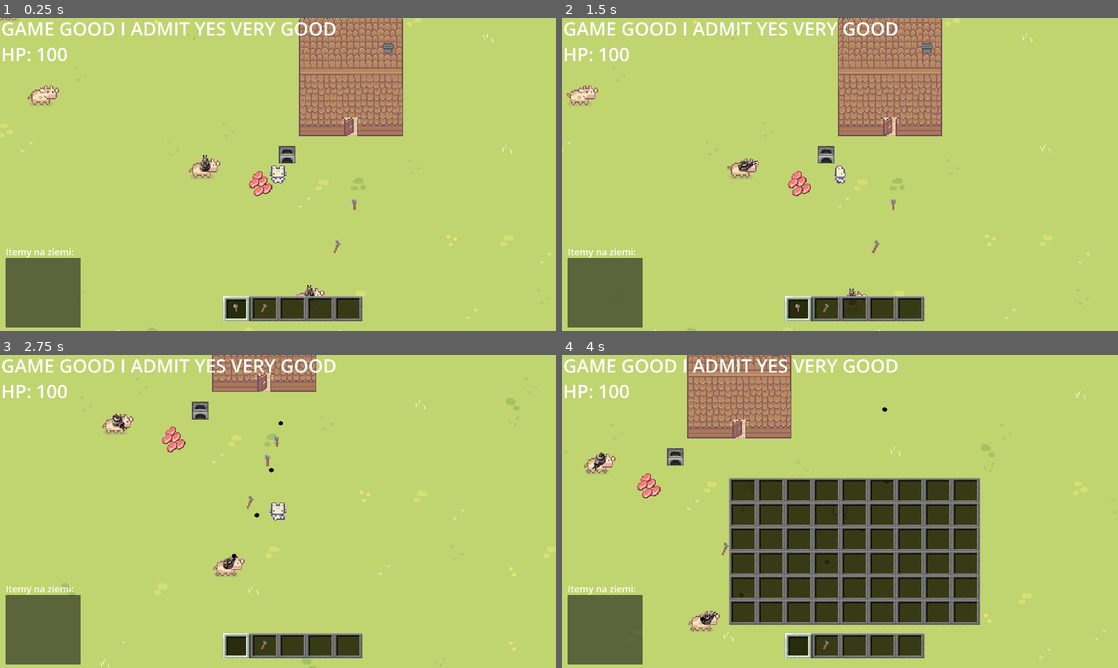
Above: before the commit, frames 1-4 (two rows, left to right).
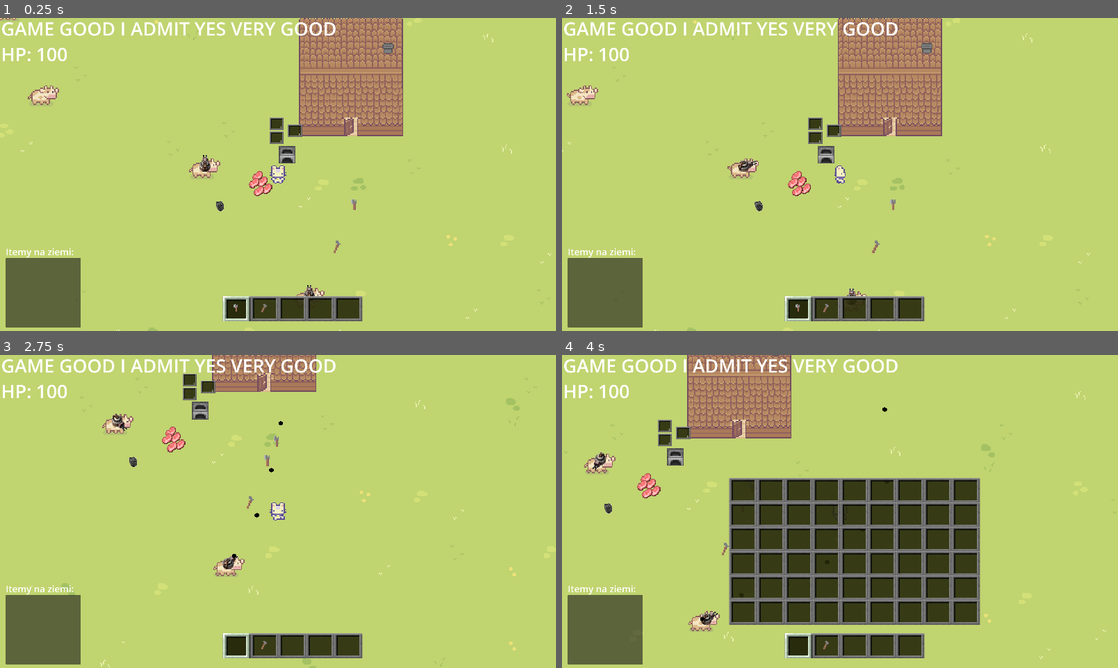
Above: after the commit, the same moments.

Repository: maciulex/First-game-in-godot
Game: Godot game, scene res://gameLevels/mainLevel/game_level.tscn
The game is run twice, just before and just after one commit, with the same random seed, the same clock (stepped at 60 frames per second) and the same inputs.
Inputs (mouse positions are in pixels of both pictures, inside the frame that each line leads up to):
- Up to frame 1 (0.25 s): no input
- Up to frame 2 (1.5 s): click (795, 309) at 0.52 s; hold D (right) from 1.28 s (still down); hold E (e) from 1.28 s (still down)
- Up to frame 3 (2.75 s): tap Q (q) at 1.55, 2.1 s; release D (right) at 2.03 s; release E (e) at 2.03 s; hold S (down) from 2.03 s (still down); tap E (e) at 2.3 s
- Up to frame 4 (4 s): release S (down) at 2.78 s; hold D (right) 2.78-3.53 s; hold E (e) 2.78-3.53 s; tap Q (q) at 3.05 s; hold W (up) from 3.53 s (still down); tap Tab (eq) at 3.6 s; tap E (e) at 3.8 s

The runs differ from the first frame. In frame 1, 0.3% of the frame differs, in the area x 38-55%, y 31-62%; in frame 2, 0.4%, in the area x 34-51%, y 31-62%; in frame 3, 0.3%; in frame 4, 0.3%.

Commit message:
coal added, furnace interface construction start

Diff:
--- a/gameLevels/mainLevel/game_level.tscn
+++ b/gameLevels/mainLevel/game_level.tscn
@@ -13,11 +13,12 @@
 [ext_resource type="Texture2D" uid="uid://b8f3qwdehahd5" path="res://art/Sprout Lands - Sprites - Basic pack/Tilesets/Water_without_collision.png" id="10_2mbcp"]
 [ext_resource type="PackedScene" uid="uid://dpddi8nvsbcy3" path="res://NPC/cows/cow/cow.tscn" id="10_tbavi"]
 [ext_resource type="PackedScene" uid="uid://c1hkcomwcy5ra" path="res://NPC/cows/cowArmed/cowArmed.tscn" id="11_tnb3c"]
-[ext_resource type="PackedScene" uid="uid://bxfa1ad3u6xv7" path="res://utils/porkchop/porkchop.tscn" id="12_bplcg"]
+[ext_resource type="PackedScene" uid="uid://cnbt45e6owii7" path="res://utils/items/porkchop/porkchop.tscn" id="12_bplcg"]
 [ext_resource type="PackedScene" uid="uid://6t4yqhuac60b" path="res://utils/tools/axe/axe.tscn" id="13_bct88"]
 [ext_resource type="PackedScene" uid="uid://b3hlfdicn6pmq" path="res://utils/tools/hoe/hoe.tscn" id="14_tnovc"]
 [ext_resource type="PackedScene" uid="uid://v163y6wi8556" path="res://utils/furniture/furnace/furnace.tscn" id="15_2yh8w"]
 [ext_resource type="PackedScene" uid="uid://dgl5i3awvde0u" path="res://utils/warship/warship.tscn" id="16_qbp2a"]
+[ext_resource type="PackedScene" uid="uid://d2bxk22fblro1" path="res://utils/items/coal/coal.tscn" id="19_rri7y"]
 
 [sub_resource type="TileSetAtlasSource" id="TileSetAtlasSource_7y6o0"]
 texture = ExtResource("3_pdlpj")
@@ -1043,6 +1044,9 @@
 [node name="hoe88" parent="Items/Node2D" instance=ExtResource("14_tnovc")]
 position = Vector2(469, 365)
 
+[node name="coal" parent="Items" instance=ExtResource("19_rri7y")]
+position = Vector2(368, 330)
+
 [node name="Enemys" type="Node2D" parent="."]
 
 [node name="cowArmed" parent="Enemys" instance=ExtResource("11_tnb3c")]
--- a/globals/global_data.gd
+++ b/globals/global_data.gd
@@ -2,4 +2,4 @@
 
 enum itemType {tool, item};
 enum toolsId {Axe, Hoe}
-enum items {Axe, Hoe, Watering_can, placeholder, Porkchop}
+enum items {Axe, Hoe, Watering_can, placeholder, Porkchop, Coal}
--- a/interface/itemBox.tscn
+++ b/interface/itemBox.tscn
@@ -57,7 +57,7 @@
 layout_mode = 0
 offset_left = 1.0
 offset_top = 2.0
-offset_right = 25.0
+offset_right = 26.0
 offset_bottom = 24.0
 theme_override_styles/normal = SubResource("StyleBoxEmpty_gvhc6")
 theme_override_styles/hover = SubResource("StyleBoxEmpty_fl7gg")
--- a/utils/furniture/furnace/furnace.gd
+++ b/utils/furniture/furnace/furnace.gd
@@ -1,3 +1,9 @@
 extends StaticBody2D
 
 @export var PrimaryName = "Furnace"
+
+
+
+func inventoryBoxClicked(box_name):
+	print("HUEHUE")
+	pass;
--- a/utils/furniture/furnace/furnace.tscn
+++ b/utils/furniture/furnace/furnace.tscn
@@ -1,7 +1,8 @@
-[gd_scene load_steps=4 format=3 uid="uid://v163y6wi8556"]
+[gd_scene load_steps=5 format=3 uid="uid://v163y6wi8556"]
 
 [ext_resource type="Script" path="res://utils/furniture/furnace/furnace.gd" id="1_kfr0l"]
 [ext_resource type="Texture2D" uid="uid://cjqxu3ayyvu8v" path="res://art/Sprout Lands - Sprites - Basic pack/other/furnace/furnace.png" id="1_mnr8u"]
+[ext_resource type="PackedScene" uid="uid://bq2l0c2ycrs0m" path="res://interface/itemBox.tscn" id="3_7cgfj"]
 
 [sub_resource type="RectangleShape2D" id="RectangleShape2D_732hs"]
 size = Vector2(14, 16)
@@ -15,3 +16,35 @@
 
 [node name="CollisionShape2D" type="CollisionShape2D" parent="."]
 shape = SubResource("RectangleShape2D_732hs")
+
+[node name="Control" type="Control" parent="."]
+visibility_layer = 2
+z_index = 999
+layout_mode = 3
+anchors_preset = 0
+offset_left = -14.0
+offset_top = -32.0
+offset_right = -14.0
+offset_bottom = -32.0
+scale = Vector2(0.5, 0.5)
+
+[node name="itemBox" parent="Control" instance=ExtResource("3_7cgfj")]
+layout_mode = 1
+offset_left = -4.0
+offset_top = -1.99999
+offset_right = -4.0
+offset_bottom = -1.99999
+
+[node name="itemBox3" parent="Control" instance=ExtResource("3_7cgfj")]
+layout_mode = 1
+offset_left = -4.0
+offset_top = 22.0
+offset_right = -4.0
+offset_bottom = 22.0
+
+[node name="itemBox2" parent="Control" instance=ExtResource("3_7cgfj")]
+layout_mode = 1
+offset_left = 28.0
+offset_top = 10.0
+offset_right = 28.0
+offset_bottom = 10.0
--- /dev/null
+++ b/utils/items/coal/coal.gd
@@ -0,0 +1,16 @@
+extends Node2D
+
+@onready var globalData = get_node("/root/GlobalData");
+
+@export var Item_id = 0;
+@export var Item_type = 0;
+const Item_name : String = "Węgiel";
+const item_scale : Vector2 = Vector2(4,4);
+
+@export var Amount : int = 1;
+@export var MaksStackSize : int = 64
+@export var DisplayAmount : bool = true;
+
+func _ready():
+	Item_id = globalData.items.Coal;
+	Item_type = globalData.itemType.item;
--- /dev/null
+++ b/utils/items/coal/coal.tscn
@@ -0,0 +1,23 @@
+[gd_scene load_steps=4 format=3 uid="uid://d2bxk22fblro1"]
+
+[ext_resource type="Script" path="res://utils/items/coal/coal.gd" id="1_yn4yf"]
+[ext_resource type="Texture2D" uid="uid://dl2uxcfs0fi61" path="res://art/coal.png" id="2_rdx2t"]
+
+[sub_resource type="RectangleShape2D" id="RectangleShape2D_iopox"]
+size = Vector2(7, 8)
+
+[node name="coal" type="Node2D"]
+script = ExtResource("1_yn4yf")
+
+[node name="Sprite" type="Sprite2D" parent="."]
+scale = Vector2(0.1218, 0.207669)
+texture = ExtResource("2_rdx2t")
+
+[node name="item" type="Area2D" parent="."]
+z_as_relative = false
+collision_layer = 8
+collision_mask = 8
+
+[node name="CollisionShape2D" type="CollisionShape2D" parent="item"]
+position = Vector2(0, 1)
+shape = SubResource("RectangleShape2D_iopox")
--- a/utils/porkchop/porkchop.tscn
+++ b/utils/items/porkchop/porkchop.tscn
@@ -1,6 +1,6 @@
-[gd_scene load_steps=4 format=3 uid="uid://bxfa1ad3u6xv7"]
+[gd_scene load_steps=4 format=3 uid="uid://cnbt45e6owii7"]
 
-[ext_resource type="Script" path="res://utils/porkchop/porkchop.gd" id="1_pc4nf"]
+[ext_resource type="Script" path="res://utils/items/porkchop/porkchop.gd" id="1_pc4nf"]
 [ext_resource type="Texture2D" uid="uid://b71u146av2s0o" path="res://art/Raw_Porkchop.png" id="1_vtpjf"]
 
 [sub_resource type="RectangleShape2D" id="RectangleShape2D_iopox"]
Binary file added: art/coal.png
Not shown, added: art/coal.png.import
Not shown: 1 places in gameLevels/mainLevel/game_level.tscn that only renumber resources
Renamed: utils/porkchop/porkchop.gd -> utils/items/porkchop/porkchop.gd
